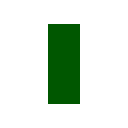
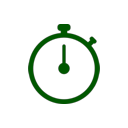
Before/after of a 128 x 128 layered artwork. What changed in the layer stack:
added layer "Paint Layer 1 (pasted)" above "freeze" over [28, 24, 100, 104]
hid "position" over [28, 24, 100, 104]
